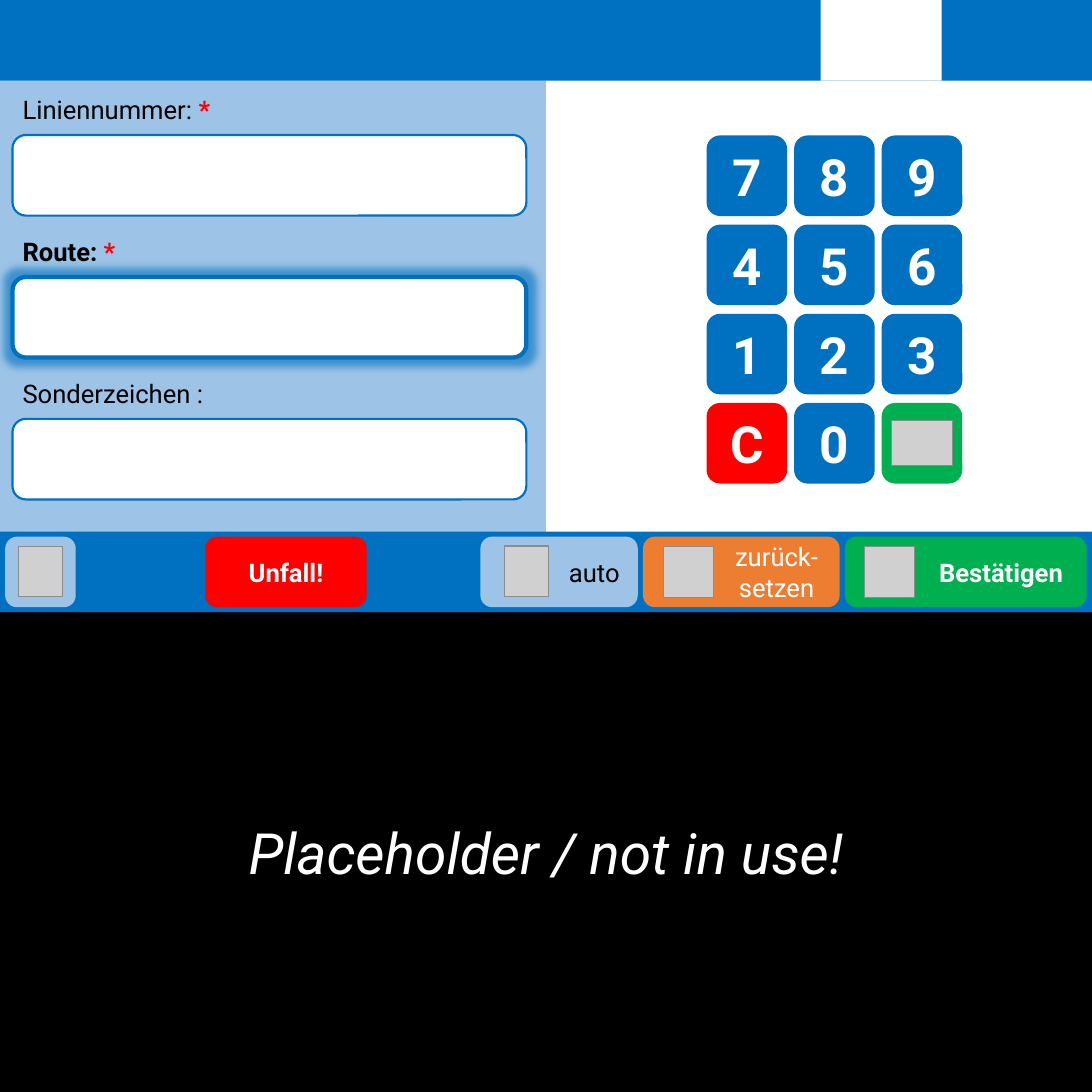
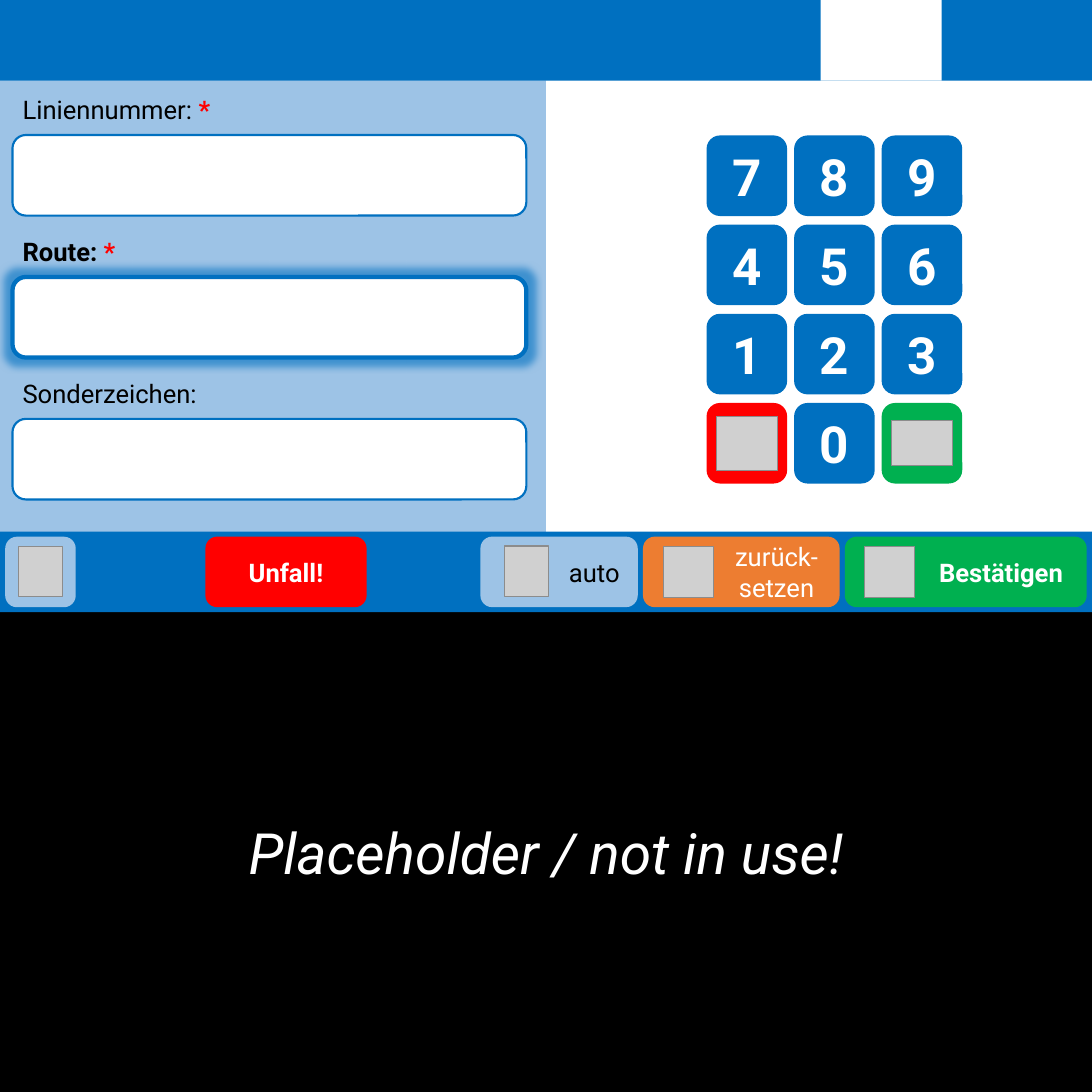
Before and after one commit to ma7t3s-OMSI-Sammlung/Nuntius, a slide deck: slide 24 of printer_textures.pptx (slide 23 before the commit). Drawn at 1092x1092 pixels with LibreOffice and Linux fonts; fonts in the diff are those of the drawing; grey boxes stand for pictures. Boxes give left, top, right and bottom in pixels: in the first picture for what was removed or moved away, otherwise in the second. Text is boxed around its words. In the diff, an @@ line names an element or a change of style, - is before the commit and + after.

```diff
--- a/printer_textures.pptx
+++ b/printer_textures.pptx
@@ text at [23,383,197,404]: spaces changed @@
-Sonderzeichen :
+Sonderzeichen:
@@ picture added at [716,417,777,470] @@
@@ text in rounded rectangle at [730,426,763,464]: text removed @@
-C
```
Also in this commit, not shown: 9 other slides changed, 1 slide added, 54 other files.
